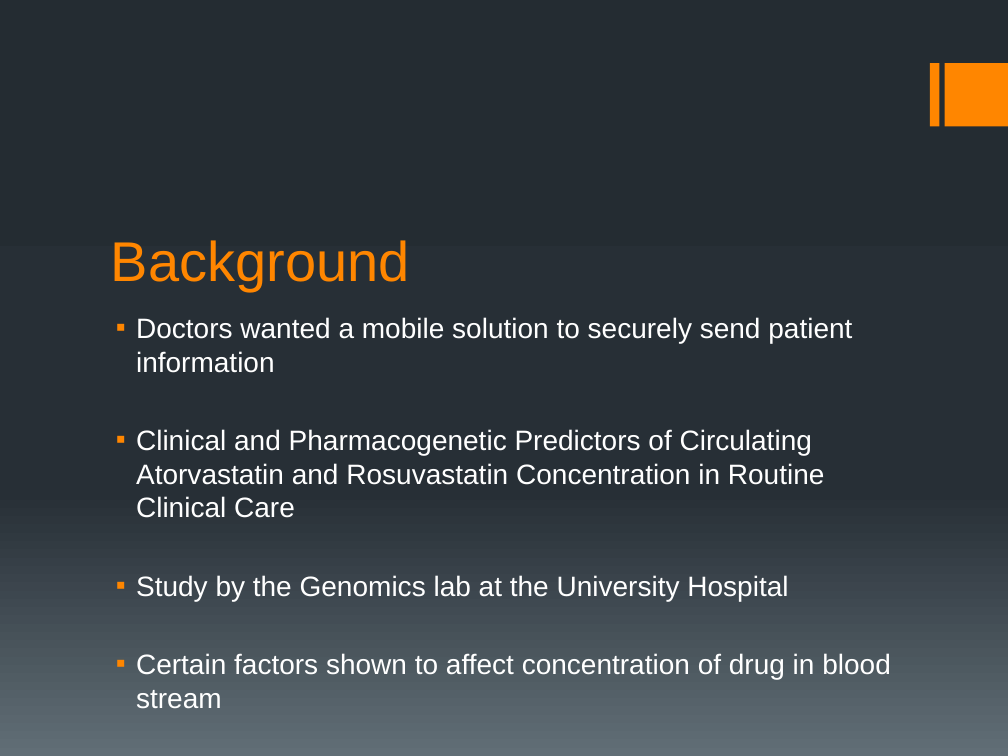
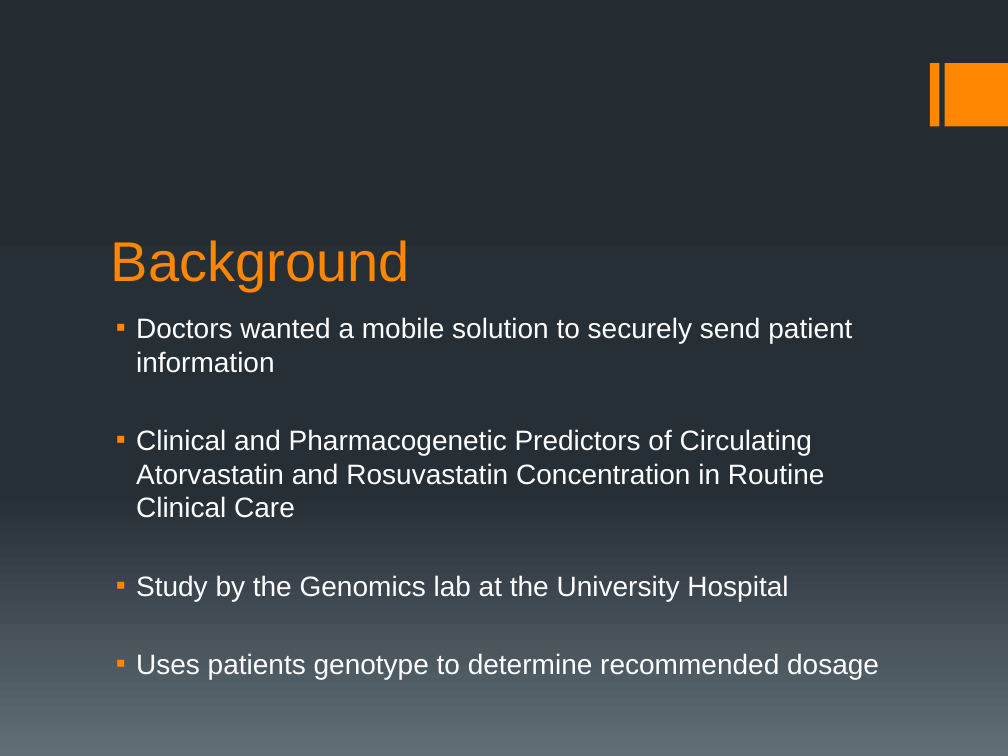
Before and after one commit to ShawnHesch/SAAPI, a slide deck: slide 2 of SAAPI_Walkthrough.pptx. Drawn at 1008x756 pixels with LibreOffice and Linux fonts; fonts in the diff are those of the drawing. Boxes give left, top, right and bottom in pixels: in the first picture for what was removed or moved away, otherwise in the second. Text is boxed around its words. In the diff, an @@ line names an element or a change of style, - is before the commit and + after.

```diff
--- a/SAAPI_Walkthrough.pptx
+++ b/SAAPI_Walkthrough.pptx
@@ text at (136,653,879,679): text changed @@
-▪ Certain factors shown to affect concentration of drug in blood stream
+▪ Uses patients genotype to determine recommended dosage
```
Also in this commit, not shown: 5 other slides changed.
